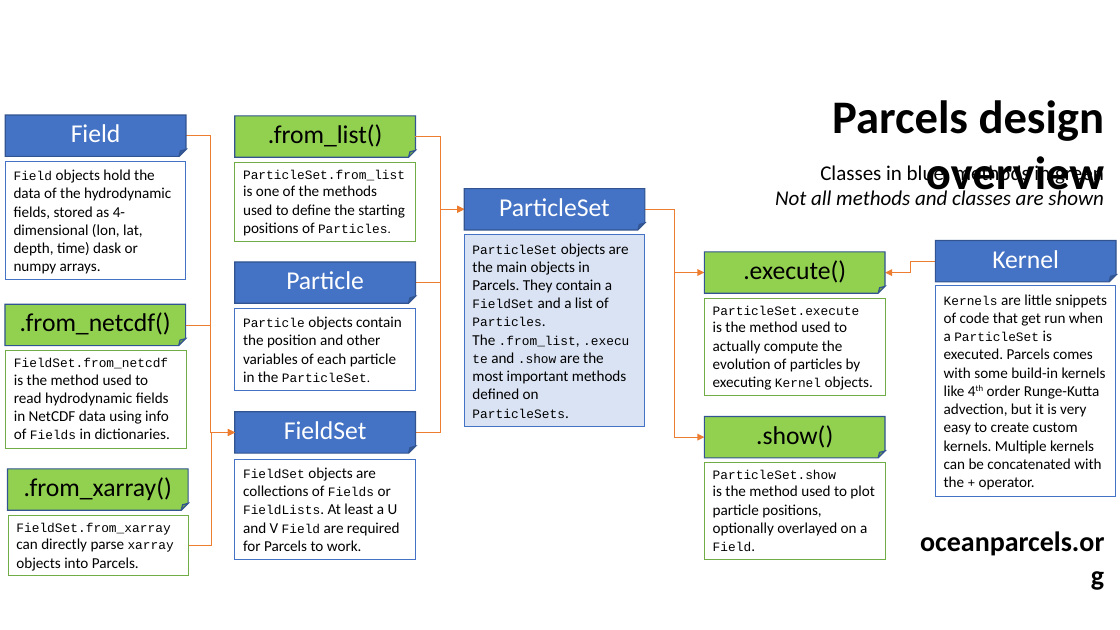
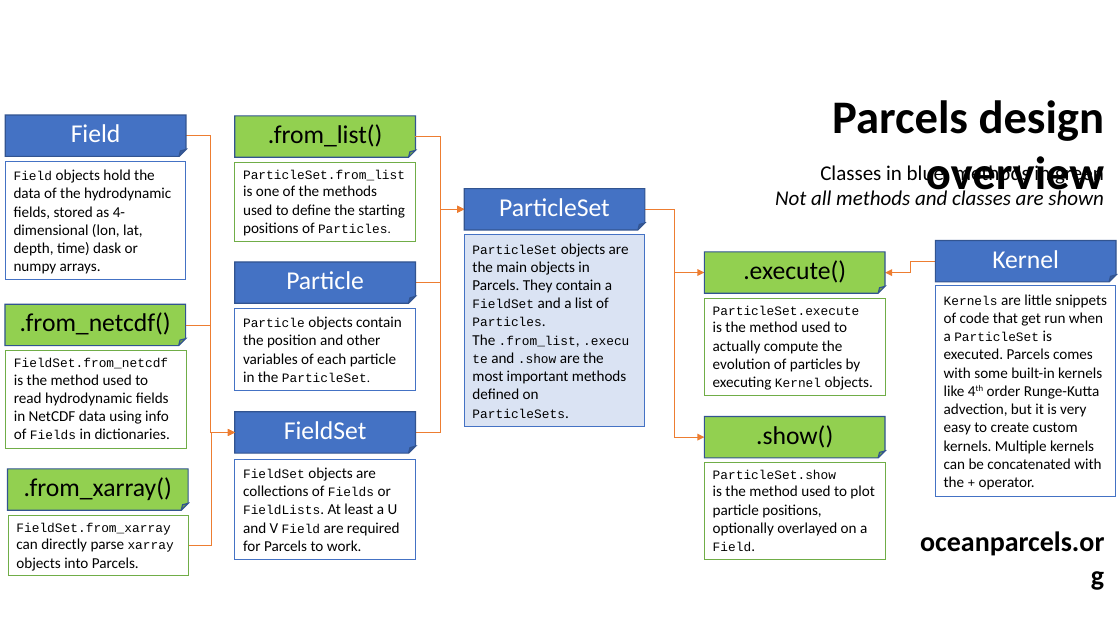
Before and after one commit to OceanParcels/oceanparcels_website, a slide deck: slide 1 of images/parcelsdesign.pptx. Drawn at 1120x630 pixels with LibreOffice and Linux fonts; fonts in the diff are those of the drawing. Boxes give left, top, right and bottom in pixels: in the first picture for what was removed or moved away, otherwise in the second. Text is boxed around its words. In the diff, an @@ line names an element or a change of style, - is before the commit and + after.

Commit message:
Fixing type-o in 'built-in' in Kernels box of design schematic

```diff
--- a/images/parcelsdesign.pptx
+++ b/images/parcelsdesign.pptx
@@ text in rectangle at <box>944,294,1107,490</box>: text changed @@
-Kernels are little snippets of code that get run when a ParticleSet is executed. Parcels comes with some build-in kernels like 4th order Runge-Kutta advection, but it is very easy to create custom kernels. Multiple kernels can be concatenated with the + operator.
+Kernels are little snippets of code that get run when a ParticleSet is executed. Parcels comes with some built-in kernels like 4th order Runge-Kutta advection, but it is very easy to create custom kernels. Multiple kernels can be concatenated with the + operator.
```
Also in this commit, not shown: 4 other files.
